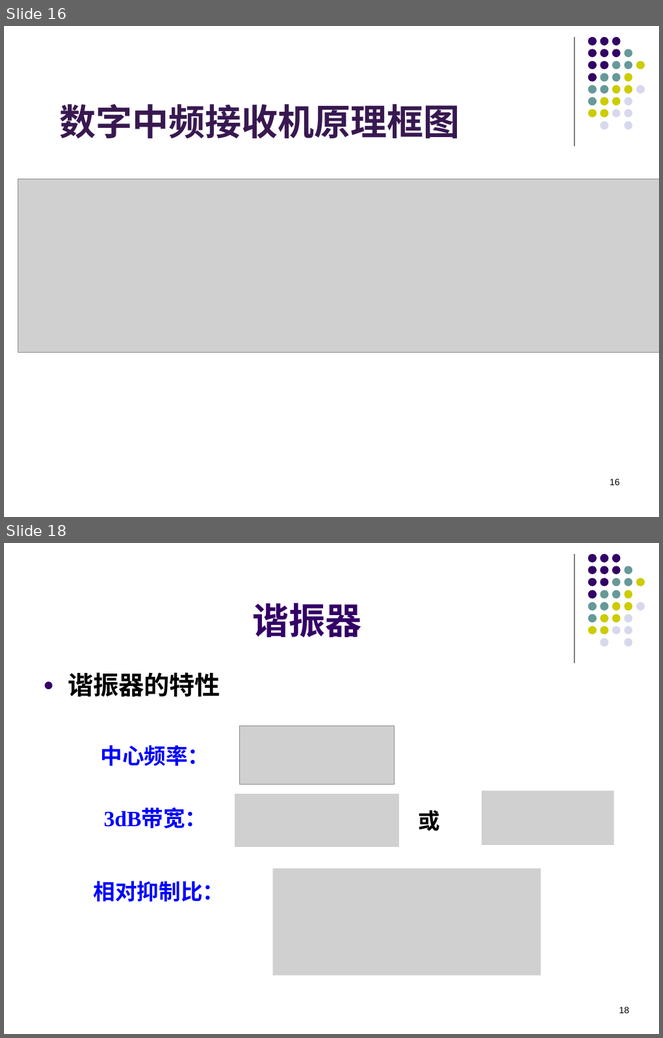
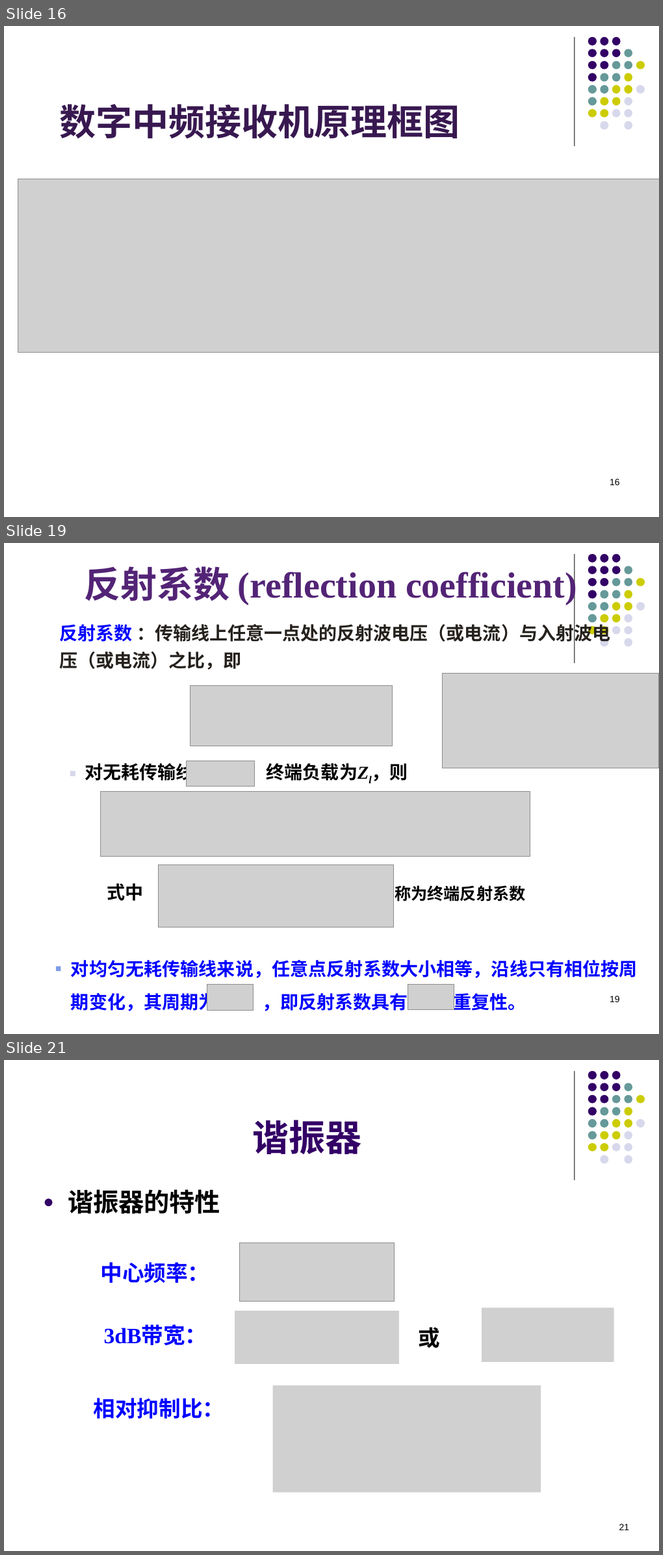
Before and after one commit to lyMeiSEU/ly_schoolhelper, a slide deck: 通信电子/复习.pptx. Shown one above the other, each under a label of ours: slides 16 and 18 before the commit, slides 16, 19 and 21 after it; the slides between them are not shown. The pictures are 663x1038 and 663x1555 pixels, drawn with LibreOffice and Linux fonts; fonts in the diff are those of the drawing; grey boxes stand for pictures; background and template pictures are left out. Boxes give left, top, right and bottom in pixels: in the first picture for what was removed or moved away, otherwise in the second. Text is boxed around its words. In the diff, an @@ line names an element or a change of style, - is before the commit and + after.

```diff
--- a/通信电子/复习.pptx
+++ b/通信电子/复习.pptx
@@ slide 19 added at <box>4,543,659,1034</box>, background #FFFFFF; not listed: 32 template elements that a slide beside it also shows @@
@@ title added at <box>84,566,577,605</box>, 40 pt, text #532476, bold @@
+反射系数 (reflection coefficient)
@@ text added at <box>60,622,610,670</box>, 20 pt, text #25211D, bold @@
+反射系数 ：传输线上任意一点处的反射波电压（或电流）与入射波电压（或电流）之比，即
@@ picture added at <box>442,674,659,769</box> @@
@@ picture added at <box>191,686,393,746</box> @@
@@ text added at <box>85,761,408,784</box>, 20 pt, text #000000, bold @@
+■ 对无耗传输线 ，终端负载为Zl，则
@@ picture added at <box>186,761,254,786</box> @@
@@ picture added at <box>100,791,530,857</box> @@
@@ picture added at <box>159,865,394,928</box> @@
@@ text added at <box>107,884,143,901</box>, 20 pt, text #000000, bold @@
+式中
@@ text added at <box>395,886,526,902</box>, 18 pt, text #000000, bold @@
+称为终端反射系数
@@ text added at <box>71,960,638,1012</box>, 20 pt, text #0000FF, bold @@
+■ 对均匀无耗传输线来说，任意点反射系数大小相等，沿线只有相位按周期变化，其周期为 ，即反射系数具有 重复性。
@@ picture added at <box>207,984,254,1011</box> @@
@@ picture added at <box>408,984,455,1010</box> @@
@@ page number added at <box>610,996,620,1003</box>, 10 pt, text #000000 @@
+19
@@ what was slide 18 is now slide 21 @@
@@ page number at <box>620,1524,630,1531</box>: text changed @@
-18
+21
```
Also in this commit, not shown: 8 slides changed, 17 other slides added, 1 slide removed, 2 other files.
